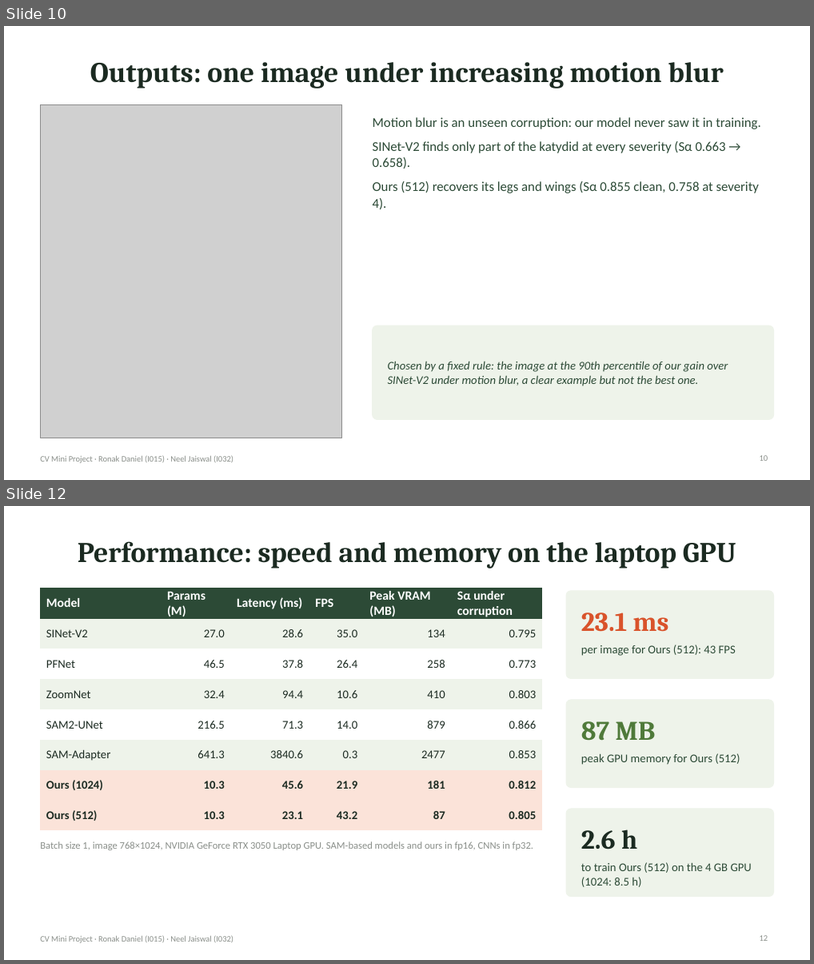
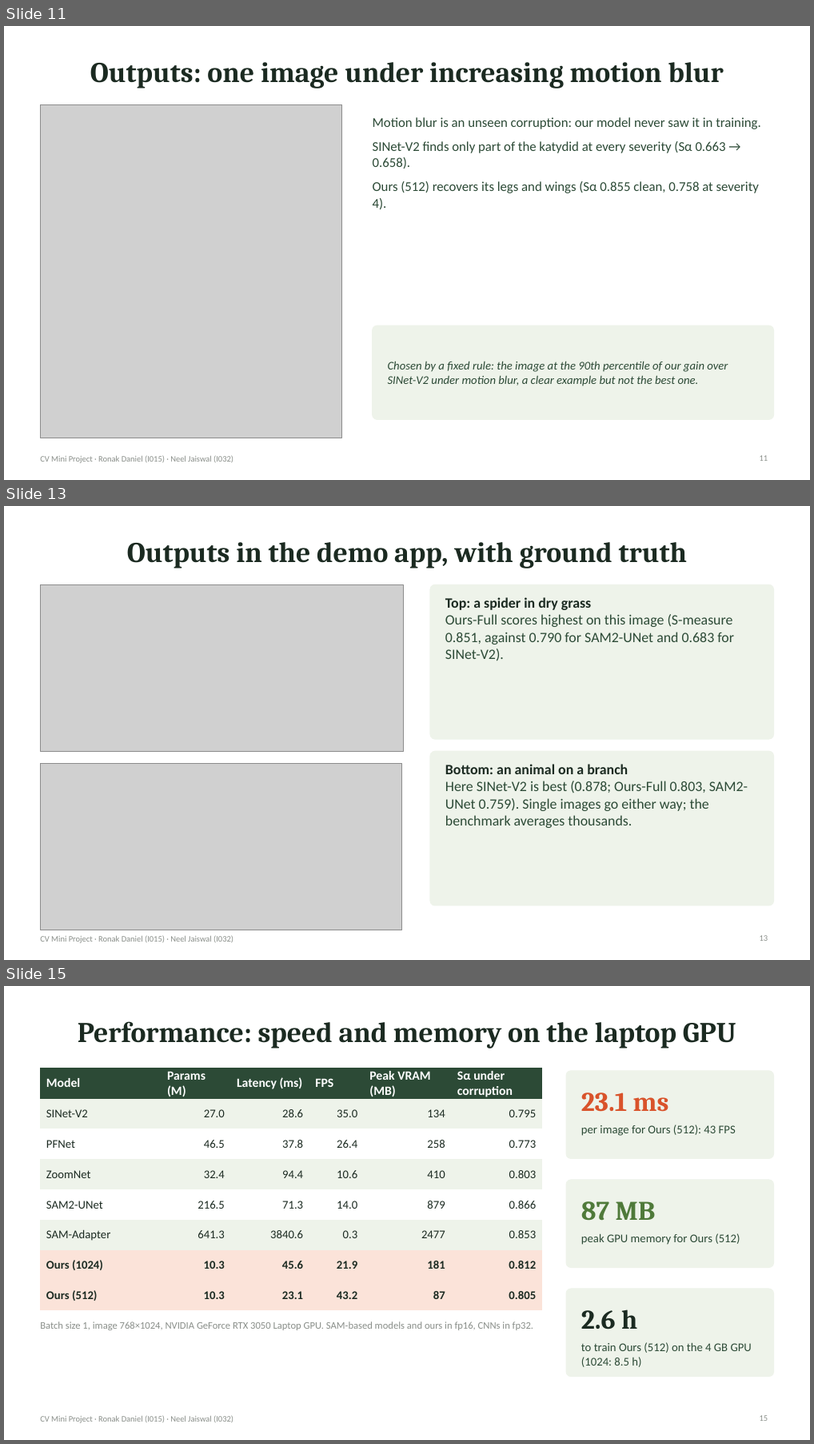
Before and after one commit to Neel-Ronak-Org/VFM-CV, a slide deck: presentation/CV_mini_project_I015_I032.pptx. Shown one above the other, each under a label of ours: slides 10 and 12 before the commit, slides 11, 13 and 15 after it; the slides between them are not shown. The pictures are 814x964 and 814x1444 pixels, drawn with LibreOffice and Linux fonts; fonts in the diff are those of the drawing; grey boxes stand for pictures. Boxes give left, top, right and bottom in pixels: in the first picture for what was removed or moved away, otherwise in the second. Text is boxed around its words. In the diff, an @@ line names an element or a change of style, - is before the commit and + after.

```diff
--- a/presentation/CV_mini_project_I015_I032.pptx
+++ b/presentation/CV_mini_project_I015_I032.pptx
@@ slide 13 added at (x1=4, y1=506, x2=810, y2=960), background #FFFFFF; not listed: 1 template element that a slide beside it also shows @@
@@ title added at (x1=127, y1=542, x2=687, y2=568), 34 pt, text #1B2A21, bold @@
+Outputs in the demo app, with ground truth
@@ picture added at (x1=40, y1=584, x2=403, y2=751) @@
@@ rounded rectangle added at (x1=430, y1=584, x2=774, y2=739), fill #EEF3EA, outline #EEF3EA 1 pt @@
@@ text added at (x1=446, y1=597, x2=734, y2=661), 17 pt, text #2C4A36 @@
+Top: a spider in dry grass
+Ours-Full scores highest on this image (S-measure 0.851, against 0.790 for SAM2-UNet and 0.683 for SINet-V2).
@@ picture added at (x1=40, y1=763, x2=402, y2=929) @@
@@ rounded rectangle added at (x1=430, y1=751, x2=774, y2=905), fill #EEF3EA, outline #EEF3EA 1 pt @@
@@ text added at (x1=446, y1=764, x2=748, y2=828), 17 pt, text #2C4A36 @@
+Bottom: an animal on a branch
+Here SINet-V2 is best (0.878; Ours-Full 0.803, SAM2-UNet 0.759). Single images go either way; the benchmark averages thousands.
@@ page number added at (x1=760, y1=935, x2=769, y2=940), 10 pt, text #8A8F8A @@
+13
@@ what was slide 10 is now slide 11 @@
@@ page number at (x1=760, y1=455, x2=769, y2=460): text changed @@
-10
+11
@@ what was slide 12 is now slide 15 @@
```
Also in this commit, not shown: 1 slide changed, 3 other slides added, 1 slide removed, 9 other files.
